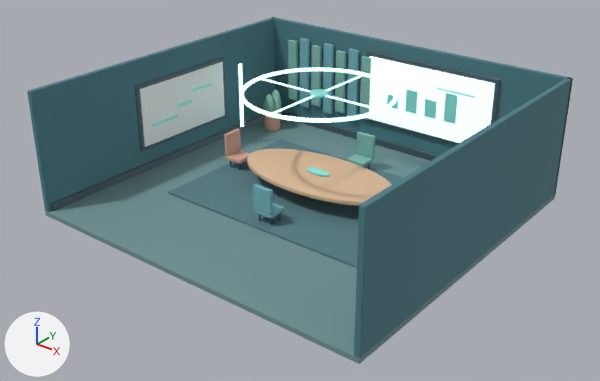
The Blender file sources/meeting-room-review-v1/source.blend: old version first, new version second.
Camera for both pictures: a 50 mm lens placed at (17.19, -21.82, 13.93), pointed at (0.26, -0.66, 0.81). Every picture has the same lights, and +X, +Y and +Z are marked at lower left. The older version comes first.

The first picture shows 'Meeting_BackWall', 'Meeting_CeilingHalo', 'Meeting_CollaborationWall_Frame', 'Meeting_CollaborationWall_Screen', 'Meeting_Floor', 'Meeting_LeftBaseboard', 'Meeting_LeftWall', 'Meeting_MainDisplay_Frame', 'Meeting_MainDisplay_Screen', 'Meeting_RightWall', 'Meeting_Rug', 'Meeting_TableTop' and 34 more.
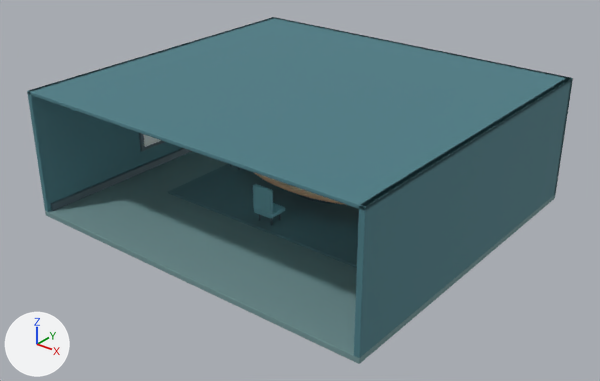
Changed parts and their boxes [x1, y1, x2, y2] in the pictures (600 x 381 px):
'Meeting_Ceiling', added (cyan)
    after: [27, 18, 573, 210]
'Meeting_BackWall', unchanged, covered by the edit
    both: [272, 17, 573, 195]
'Meeting_MainDisplay_Screen', unchanged, covered by the edit
    before: [369, 56, 495, 143]
'Meeting_TableTop', unchanged, covered by the edit
    before: [247, 148, 392, 206]
    after: [255, 173, 346, 205]
'Meeting_CollaborationWall_Screen', unchanged, covered by the edit
    before: [140, 62, 225, 147]
    after: [144, 135, 161, 147]

The change in detail:
Mesh me_cube_004_1 is new.
It has 96 vertices, 98 faces and spans x -7.0..7.0, y -6.5..6.5, z -0.06..0.06.
It uses material mat_meeting_deep_teal_wall (cyan #4b7d86).
Object 'Meeting_Ceiling' (ob_meeting_ceiling) is new; it shows me_cube_004_1.
Its location is (0.0, 0.0, 4.54).
